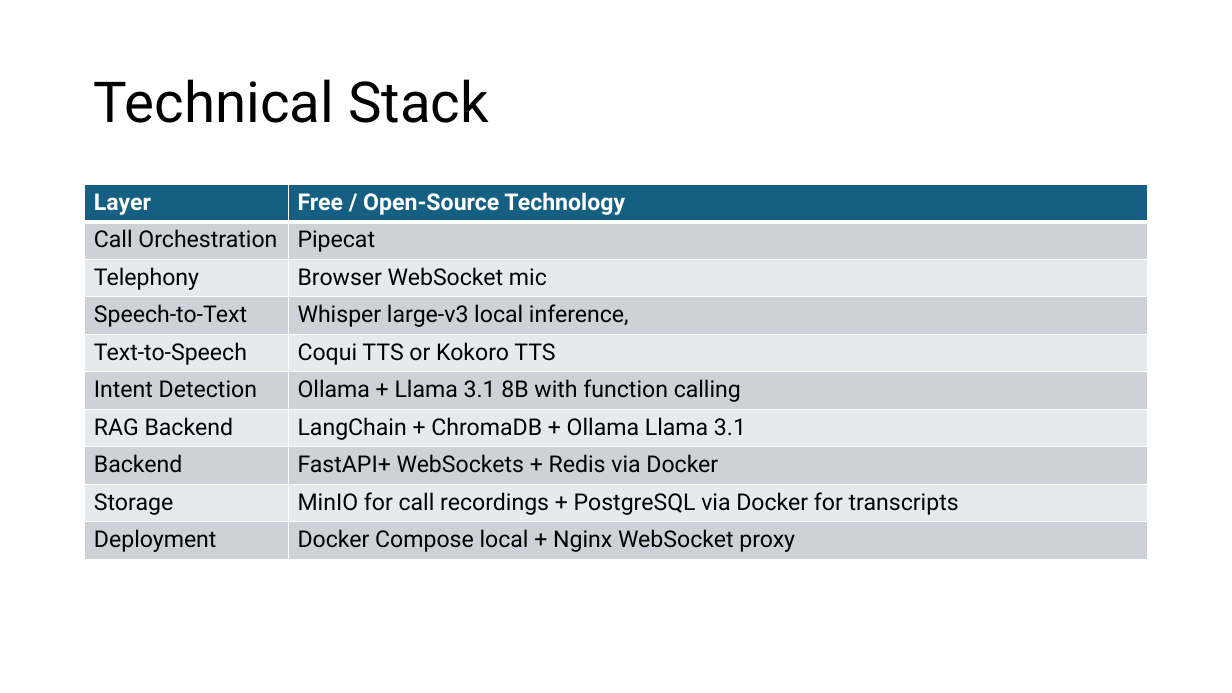
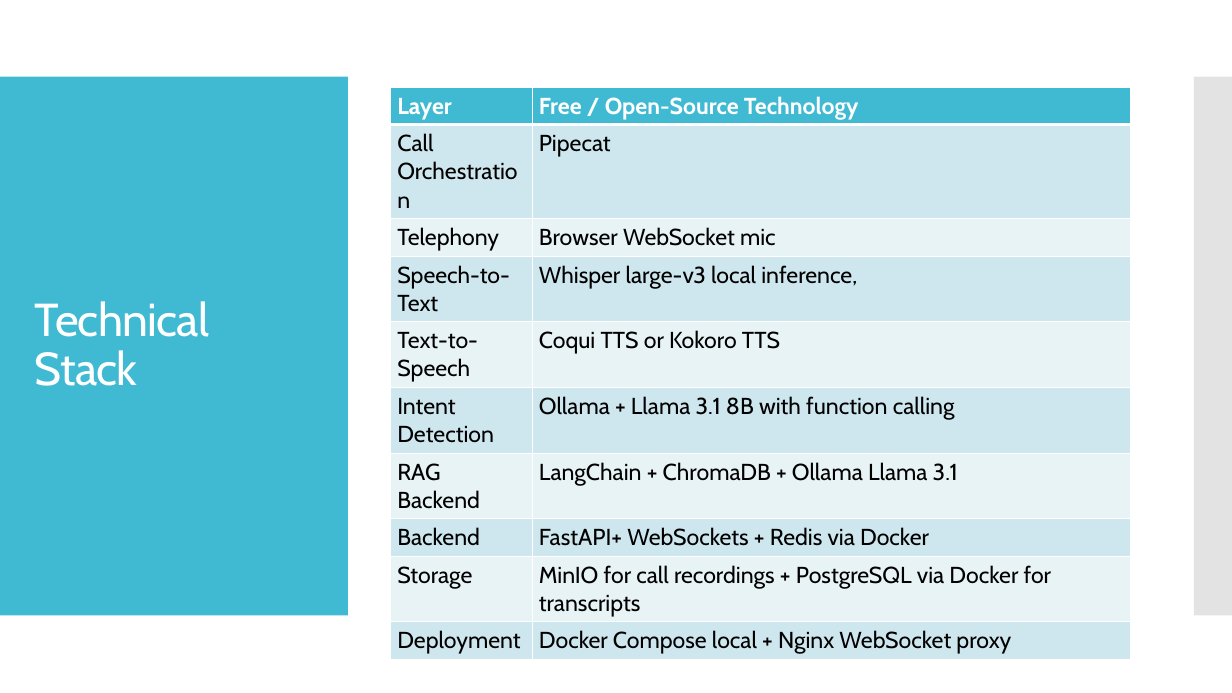
Before and after one commit to AryanArora13/Project-work, a slide deck: slide 7 of Zeroth review- Voice AI.pptx. Drawn at 1232x693 pixels with LibreOffice and Linux fonts; fonts in the diff are those of the drawing. Boxes give left, top, right and bottom in pixels: in the first picture for what was removed or moved away, otherwise in the second. Text is boxed around its words. In the diff, an @@ line names an element or a change of style, - is before the commit and + after.

```diff
--- a/Zeroth review- Voice AI.pptx
+++ b/Zeroth review- Voice AI.pptx
@@ rectangle added at (0,77,348,616), fill #40BAD2 @@
@@ table at (391,87,1130,658) @@
@@ fill #156082 to #40BAD2 in row 1 @@
@@ fill #CCD2D8 to #CFE7EE in 10 cells @@
@@ fill #E8EAED to #E8F3F7 in 8 cells @@
@@ font Roboto to Cabin @@
@@ table: place and size @@
-table at (85,185,1148,560)
+table at (391,87,1130,658)
@@ rectangle added at (1194,77,1232,616), fill #C8C8C8 at 50% opacity @@
@@ title "Technical Stack": place and size @@
-title "Technical Stack" at (94,79,489,123)
+title "Technical Stack" at (35,301,209,386)
@@ title "Technical Stack" at (35,301,209,386): size 44 to 36 pt, font Roboto to Cabin, text colour #000000 to #FFFFFF, letter spacing 0 to -0.6 pt @@
```
Also in this commit, not shown: 10 other slides changed, 1 other file.
